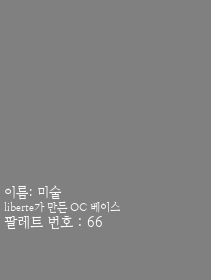
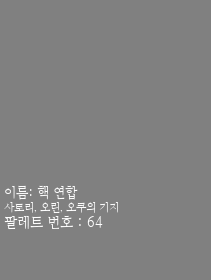
Layers edited between the first and the second 211 x 280 image:
showed group "Alice 64" (1 layers) over [4, 185, 121, 228]
renamed "Nombre: La Unión Nuclear ..." to "이름: 핵 연합 ...", painted on it over [4, 185, 121, 228]
hid group "Alice 66" (1 layers) over [4, 185, 121, 228]
